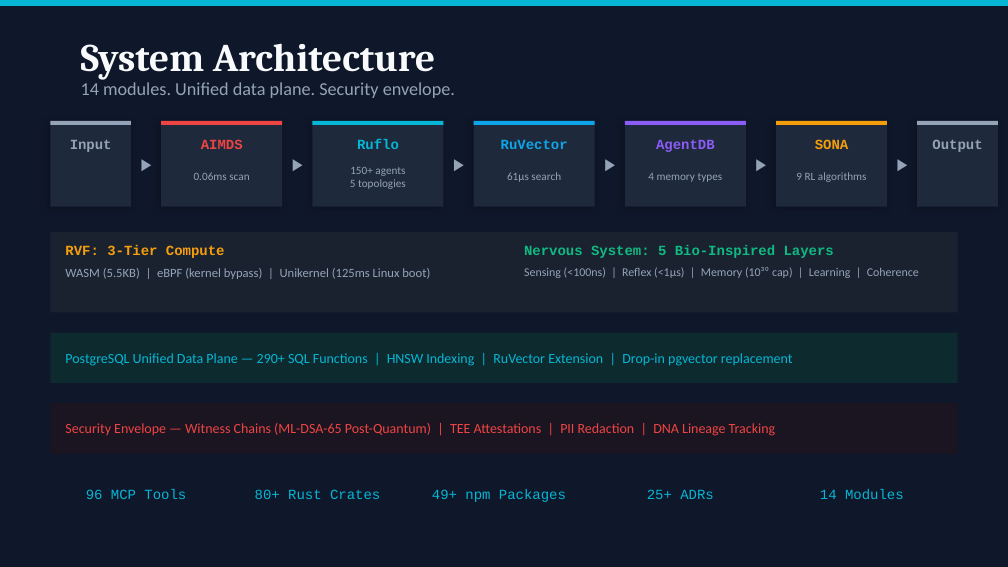
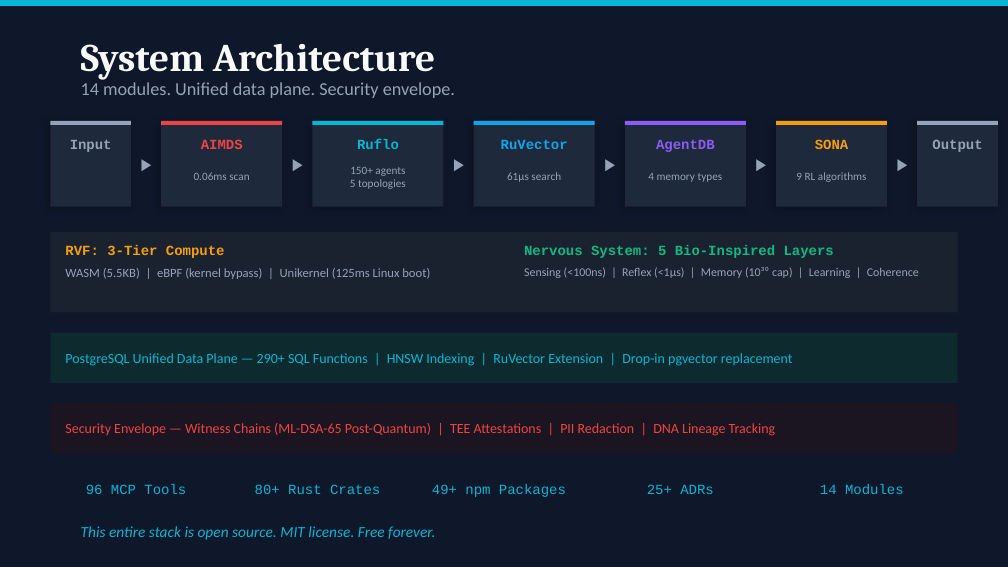
Before and after one commit to JLMA-Agentic-Ai/jlma-Ask-Ruvnet, a slide deck: slide 3 of docs/presentations/CTO-Deck-RuvNet-2026.pptx. Drawn at 1008x567 pixels with LibreOffice and Linux fonts; fonts in the diff are those of the drawing. Boxes give left, top, right and bottom in pixels: in the first picture for what was removed or moved away, otherwise in the second. Text is boxed around its words. In the diff, an @@ line names an element or a change of style, - is before the commit and + after.

```diff
--- a/docs/presentations/CTO-Deck-RuvNet-2026.pptx
+++ b/docs/presentations/CTO-Deck-RuvNet-2026.pptx
@@ 5 texts: place and size @@
-5 texts at bbox=[86, 489, 904, 502]
+5 texts at bbox=[86, 484, 904, 497]
@@ text added at bbox=[81, 526, 435, 540], 11 pt, text #06B6D4, italic @@
+This entire stack is open source. MIT license. Free forever.
```
Also in this commit, not shown: 6 other slides changed, 2 slides added, 1 slide removed, 7 other files.
